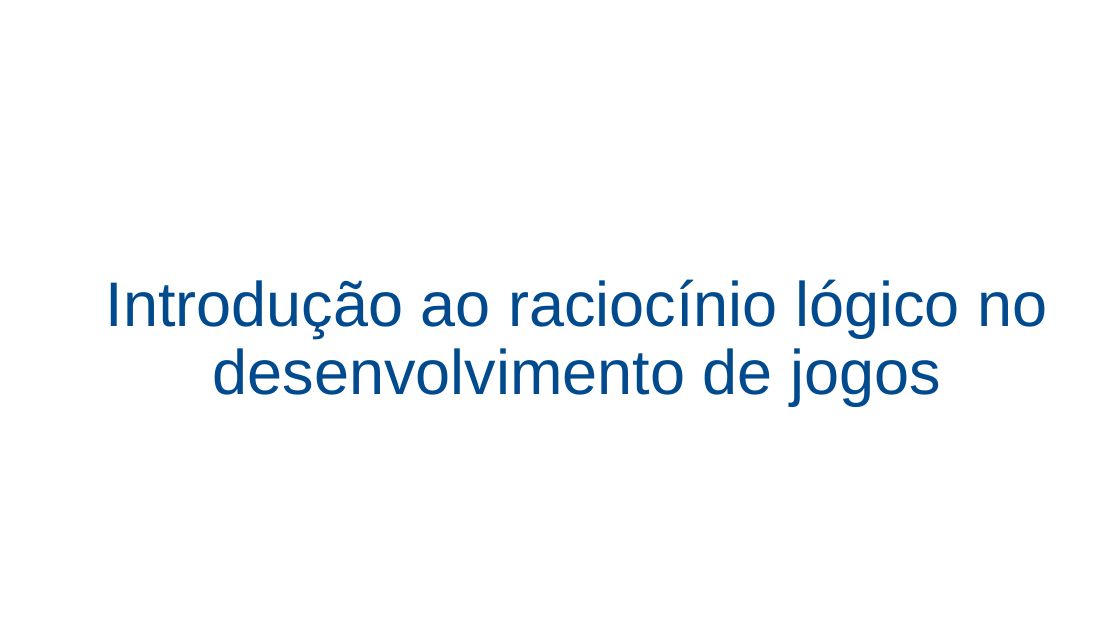
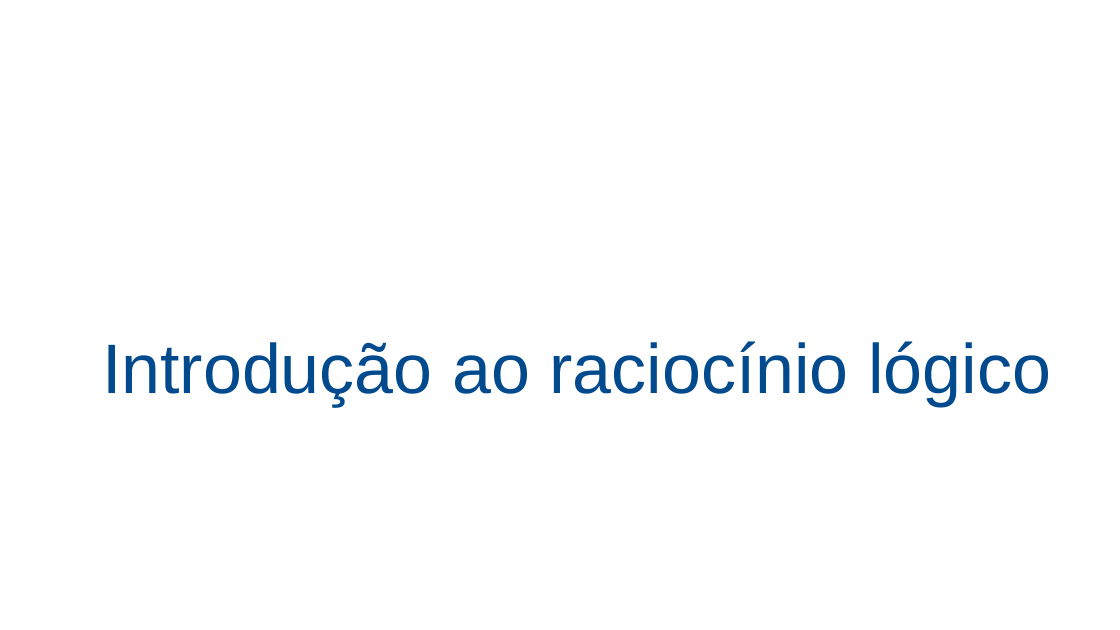
Before and after one commit to salmo-jr/public-slides, a slide deck: slide 1 of introducao-a-logica.pptx. Drawn at 1120x630 pixels with LibreOffice and Linux fonts; fonts in the diff are those of the drawing; background and template pictures are left out. Boxes give left, top, right and bottom in pixels: in the first picture for what was removed or moved away, otherwise in the second. Text is boxed around its words. In the diff, an @@ line names an element or a change of style, - is before the commit and + after.

```diff
--- a/introducao-a-logica.pptx
+++ b/introducao-a-logica.pptx
@@ title at <box>102,341,1051,406</box>: text changed; size 54 to 60 pt @@
-Introdução ao raciocínio lógico no desenvolvimento de jogos
+Introdução ao raciocínio lógico
```
Also in this commit, not shown: 1 other file.
